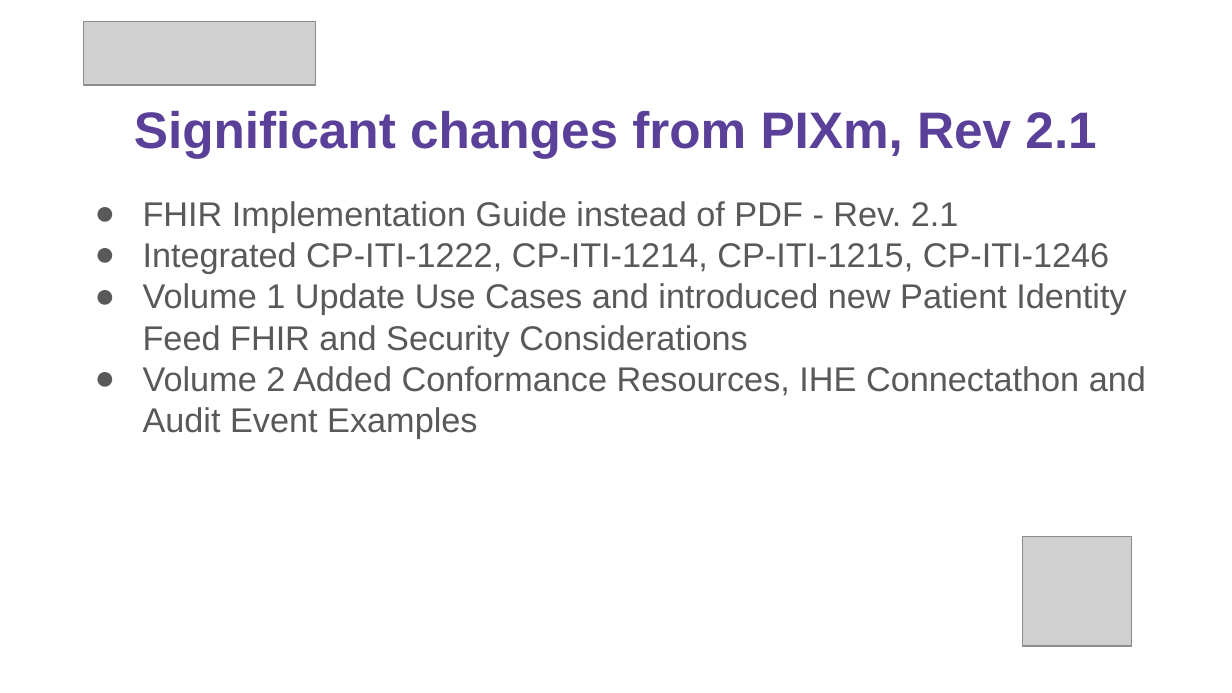
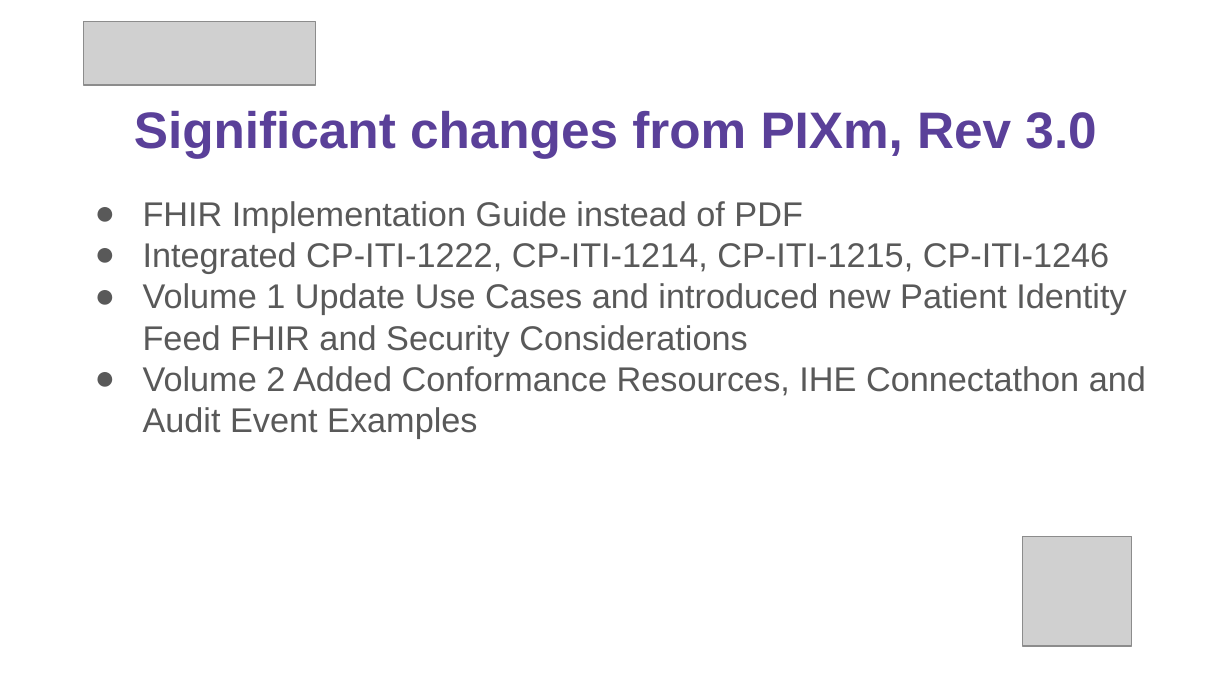
Before and after one commit to IHE/IT-Infrastructure, a slide deck: slide 6 of Presentations/PIXm webinar 2021.pptx. Drawn at 1232x693 pixels with LibreOffice and Linux fonts; fonts in the diff are those of the drawing; grey boxes stand for pictures; background and template pictures are left out. Boxes give left, top, right and bottom in pixels: in the first picture for what was removed or moved away, otherwise in the second. Text is boxed around its words. In the diff, an @@ line names an element or a change of style, - is before the commit and + after.

Commit message:
fixed the version to 3.0 in text. It was spoken correctly

```diff
--- a/Presentations/PIXm webinar 2021.pptx
+++ b/Presentations/PIXm webinar 2021.pptx
@@ title at (x1=134, y1=111, x2=1096, y2=159): text changed @@
-Significant changes from PIXm, Rev 2.1
+Significant changes from PIXm, Rev 3.0
@@ subtitle at (x1=143, y1=201, x2=802, y2=233): text changed @@
-● FHIR Implementation Guide instead of PDF - Rev. 2.1
+● FHIR Implementation Guide instead of PDF
```
